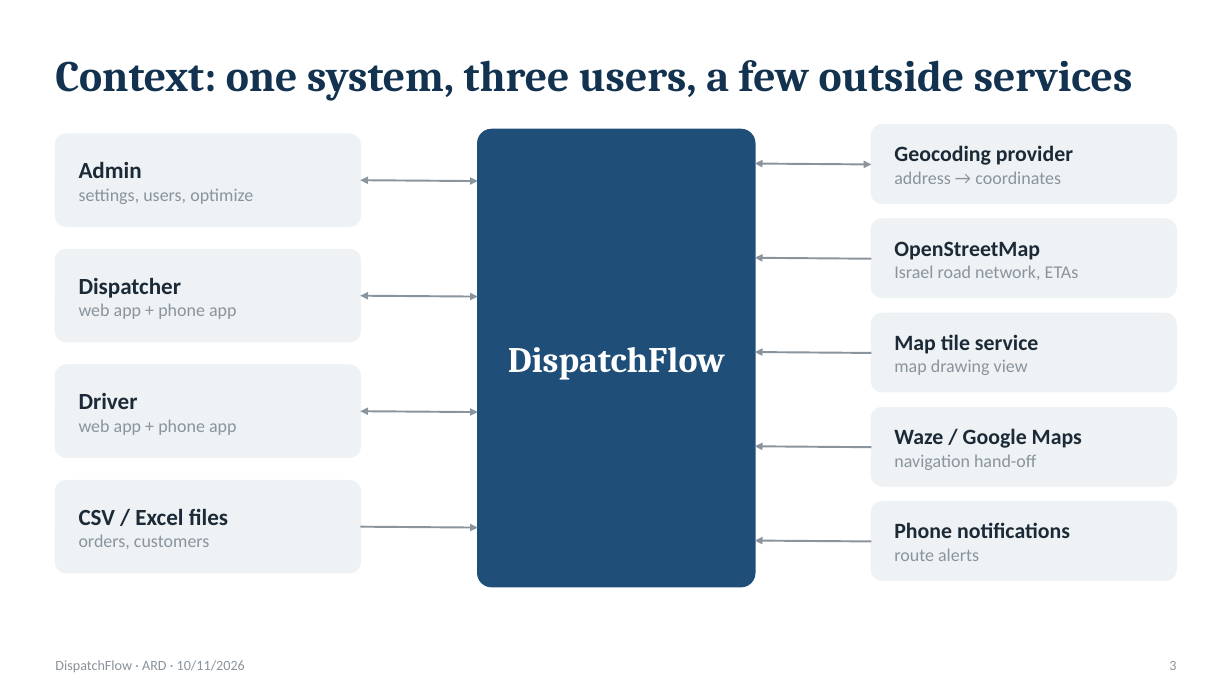
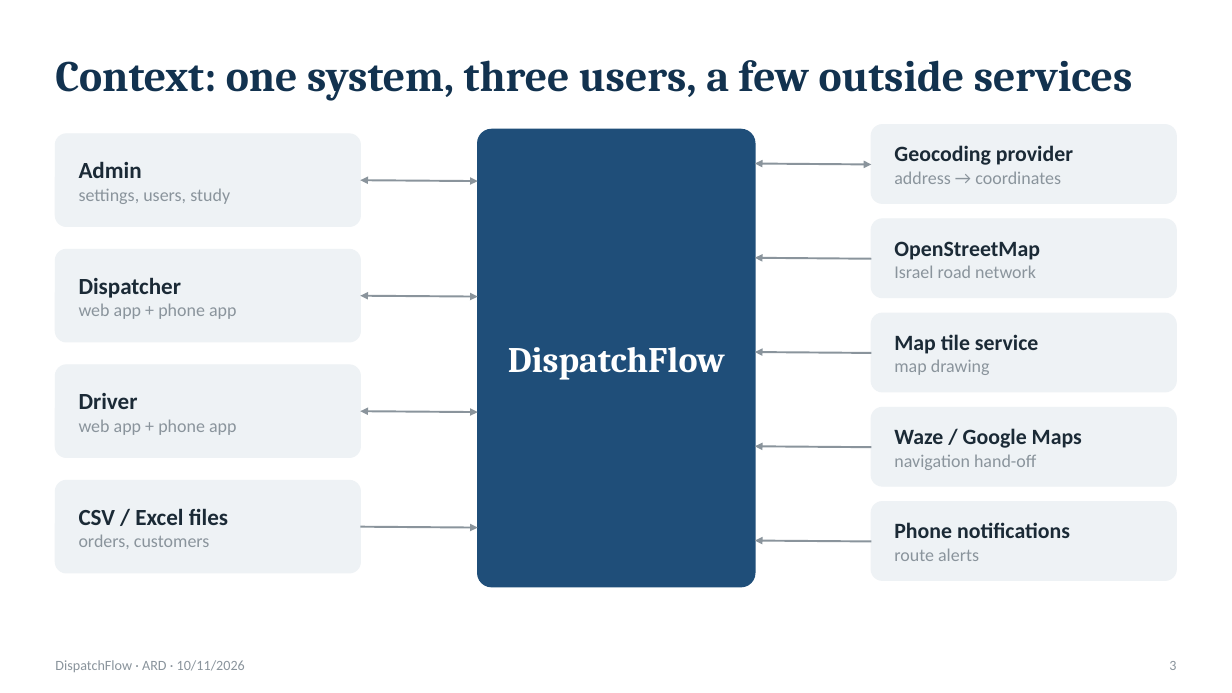
Before and after one commit to NaimElijah/DispatchFlow, a slide deck: slide 3 of docs/presentations/ARD/DispatchFlow_ARD_Presentation.pptx. Drawn at 1232x693 pixels with LibreOffice and Linux fonts; fonts in the diff are those of the drawing. Boxes give left, top, right and bottom in pixels: in the first picture for what was removed or moved away, otherwise in the second. Text is boxed around its words. In the diff, an @@ line names an element or a change of style, - is before the commit and + after.

Commit message:
docs: update the ARD and its presentation
Naim updated the ARD PDF and its presentation outside the repository,
since neither has a source here.

```diff
--- a/docs/presentations/ARD/DispatchFlow_ARD_Presentation.pptx
+++ b/docs/presentations/ARD/DispatchFlow_ARD_Presentation.pptx
@@ text at <box>79,188,230,204</box>: text changed @@
-settings, users, optimize
+settings, users, study
@@ text at <box>894,265,1036,278</box>: text changed @@
-Israel road network, ETAs
+Israel road network
@@ text at <box>894,359,990,375</box>: text changed @@
-map drawing view
+map drawing
```
Also in this commit, not shown: 4 other slides changed, 1 other file.
